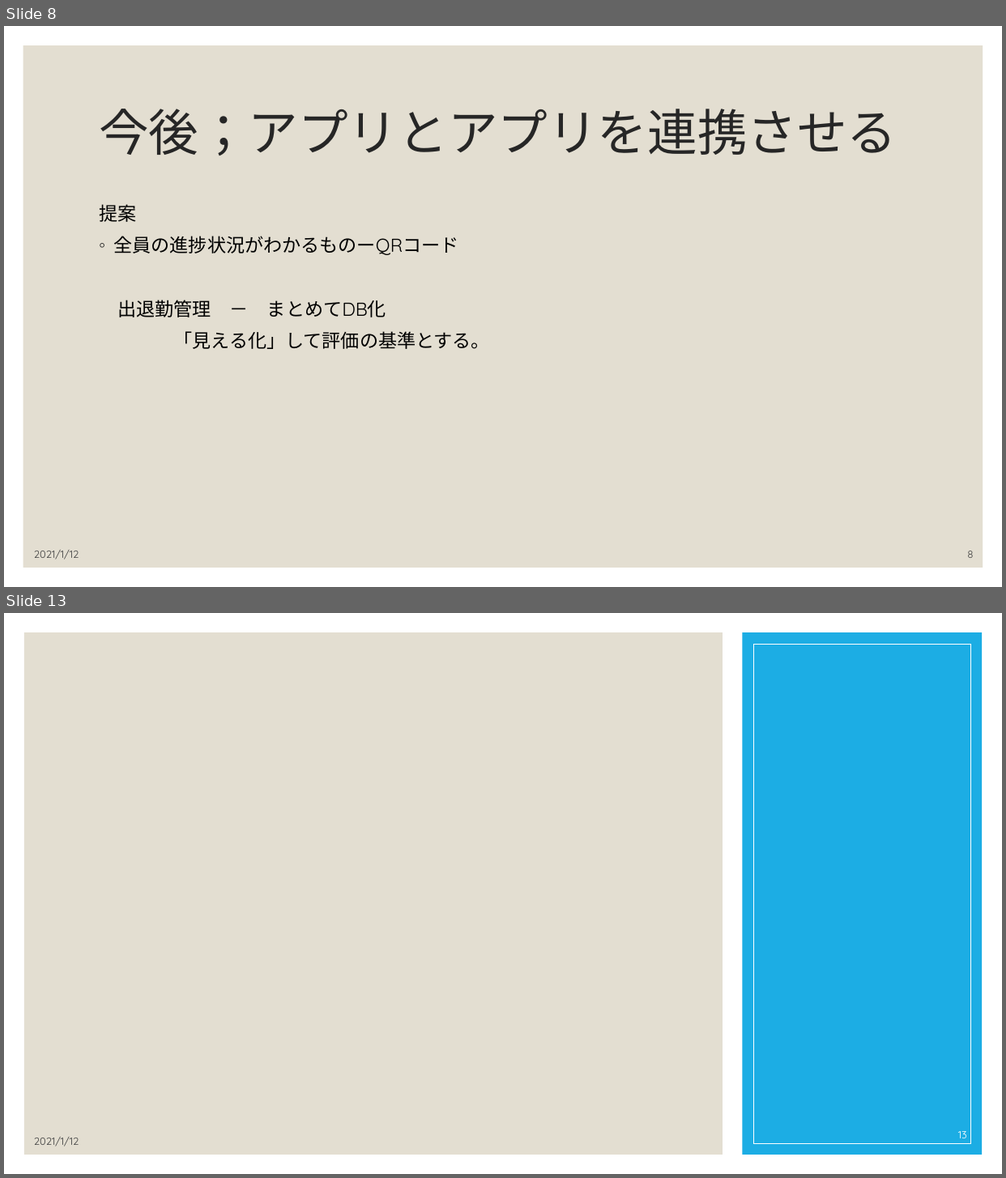
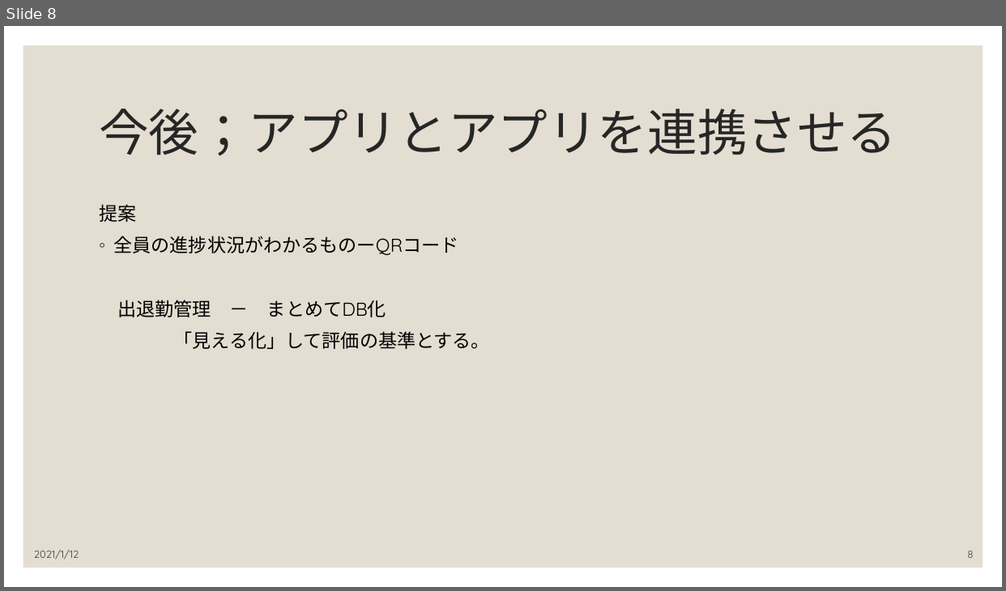
Before and after one commit to karm3104/PolyTech, a slide deck: 事例調査/034780スマート生産チャットボット.pptx. Shown one above the other, each under a label of ours: slides 8 and 13 before the commit, slide 8 after it; the slides between them are not shown. The pictures are 1006x1178 and 1006x591 pixels, drawn with LibreOffice and Linux fonts; fonts in the diff are those of the drawing. Boxes give left, top, right and bottom in pixels: in the first picture for what was removed or moved away, otherwise in the second. Text is boxed around its words. In the diff, an @@ line names an element or a change of style, - is before the commit and + after.

```diff
--- a/事例調査/034780スマート生産チャットボット.pptx
+++ b/事例調査/034780スマート生産チャットボット.pptx
@@ slide 13 removed at (4,613,1002,1174), background #FFFFFF @@
@@ rectangle removed at (24,632,722,1155) @@
@@ rectangle removed at (742,632,982,1155) @@
@@ rectangle removed at (753,644,970,1144) @@
@@ text removed at (34,1137,79,1147) @@
-2021/1/12
@@ page number removed at (958,1131,967,1139) @@
-13
```
Also in this commit, not shown: 4 slides changed, 2 slides added, 3 other slides removed, 4 other files.
